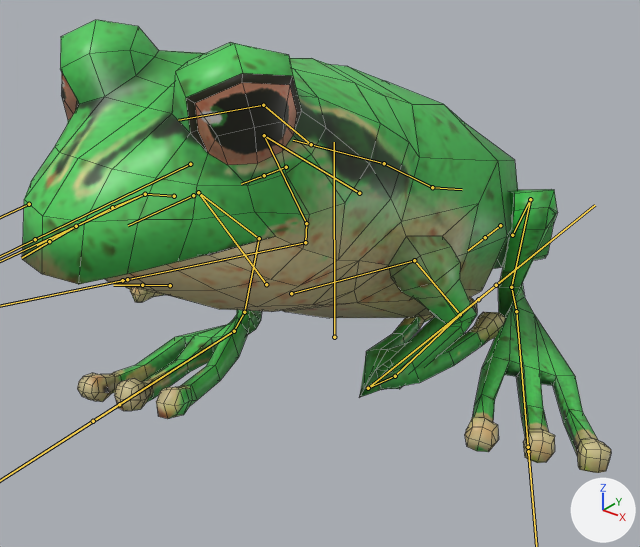
Two versions of the FBX model dango_test01/Assets/Models/kaeru/kaeru.fbx, one commit apart.
One viewpoint serves both versions: a 50 mm camera at (0.689, -0.807, 0.63) aimed at (0.027, 0.02, 0.117). Every picture has the same lights, and +X, +Y and +Z are marked at lower right. Both versions are drawn at frame 1 of the action 'アーマチュア|Attack'; the numbers are the values there. The bones that bend it are drawn over the model as lines. Mesh edges are drawn as thin lines.

Names of what the first picture shows: 'Retopo_Mesh'.
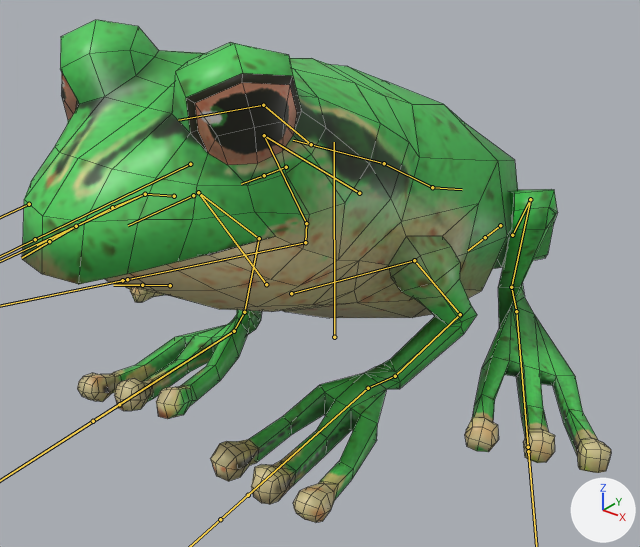
What the commit changed:
Bone 'hand.L' (bone_hand_l) turns from (-178, 27, 4) to (16, 83, 8) degrees about its own x, y and z.

Boxes (x1, y1, x2, y2) around the edits, measured in the pictures (640 x 547 px):
'Retopo_Mesh', posed (11% taller): before (22, 20, 611, 473); after (22, 20, 611, 522)
bone 'hand.L', root to tip: before (368, 388) to (478, 299); after (368, 388) to (248, 495)
